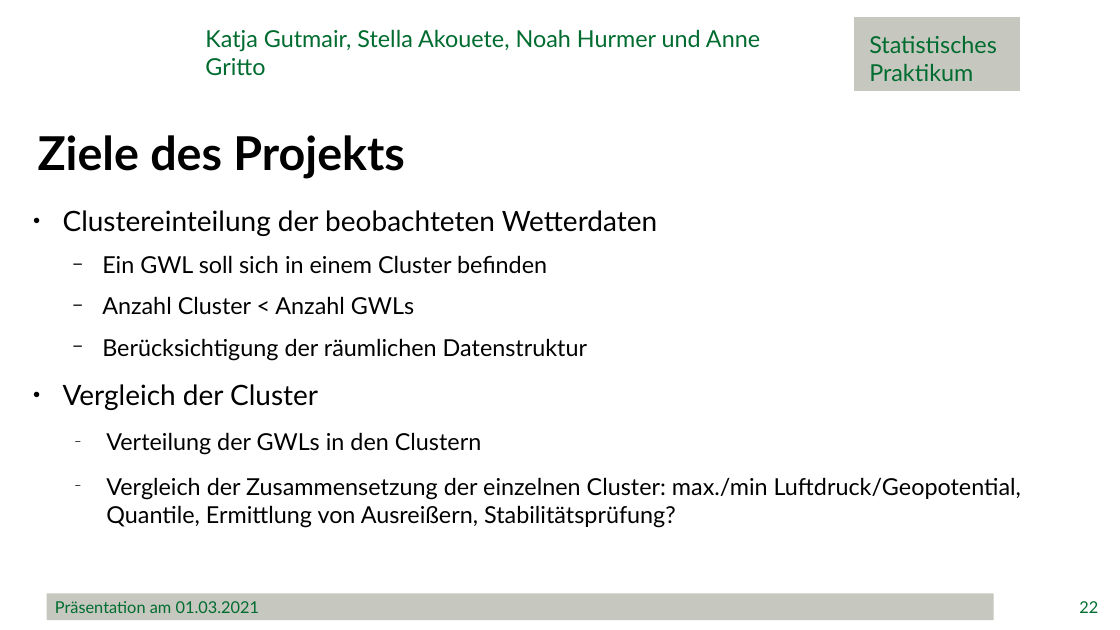
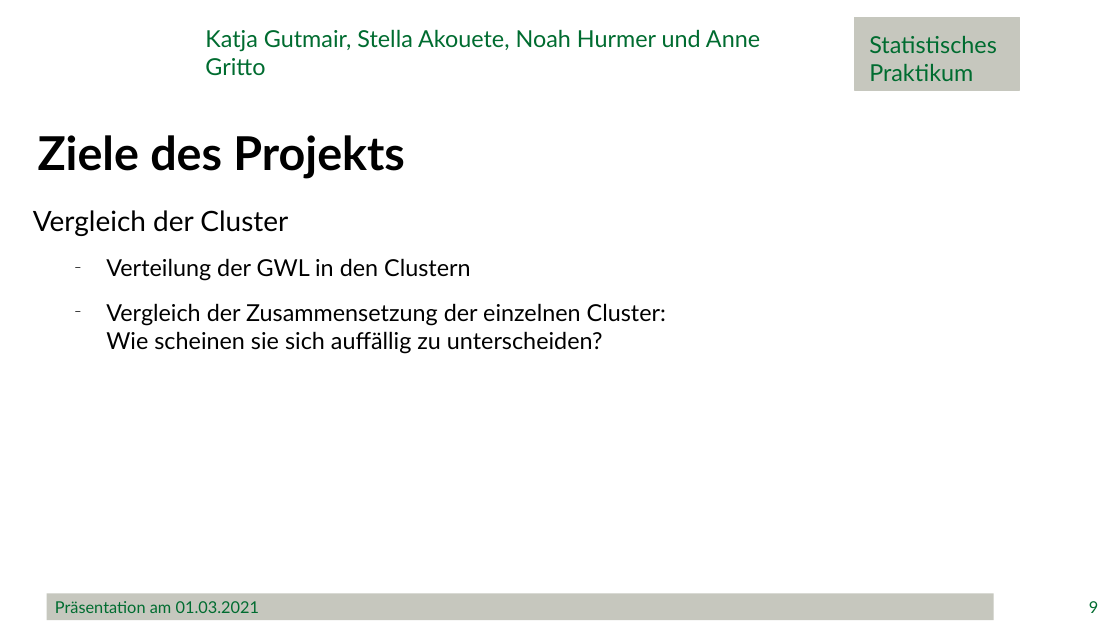
Before and after one commit to minimops/weatherFrog, a slide deck: slide 9 of documentation/ppt/Präsentation.pptx (slide 22 before the commit). Drawn at 1120x630 pixels with LibreOffice and Linux fonts; fonts in the diff are those of the drawing; background and template pictures are left out. Boxes give left, top, right and bottom in pixels: in the first picture for what was removed or moved away, otherwise in the second. Text is boxed around its words. In the diff, an @@ line names an element or a change of style, - is before the commit and + after.

```diff
--- a/documentation/ppt/Präsentation.pptx
+++ b/documentation/ppt/Präsentation.pptx
@@ text at (33,210,288,236): bullet ● to none @@
@@ text at (63,210,657,361): paragraphs removed @@
-● Clustereinteilung der beobachteten Wetterdaten
-  − Ein GWL soll sich in einem Cluster befinden
-  − Anzahl Cluster < Anzahl GWLs
-  − Berücksichtigung der räumlichen Datenstruktur
@@ text at (106,258,666,354): text changed @@
-  − Verteilung der GWLs in den Clustern
-  − Vergleich der Zusammensetzung der einzelnen Cluster: max./min Luftdruck/Geopotential, Quantile, Ermittlung von Ausreißern, Stabilitätsprüfung?
+  − Verteilung der GWL in den Clustern
+  − Vergleich der Zusammensetzung der einzelnen Cluster:
+    Wie scheinen sie sich auffällig zu unterscheiden?
@@ page number at (1089,601,1098,613): text changed @@
-22
+9
```
Also in this commit, not shown: 23 other slides changed, 4 slides added, 9 other files.
